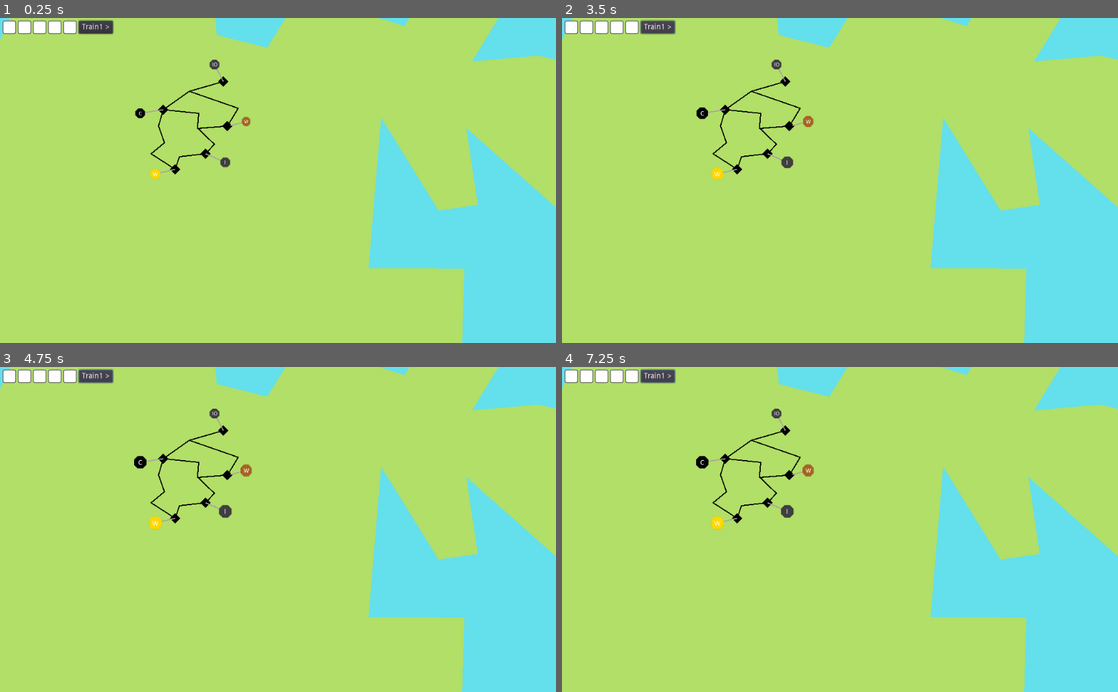
Above: before the commit, frames 1-4 (two rows, left to right).
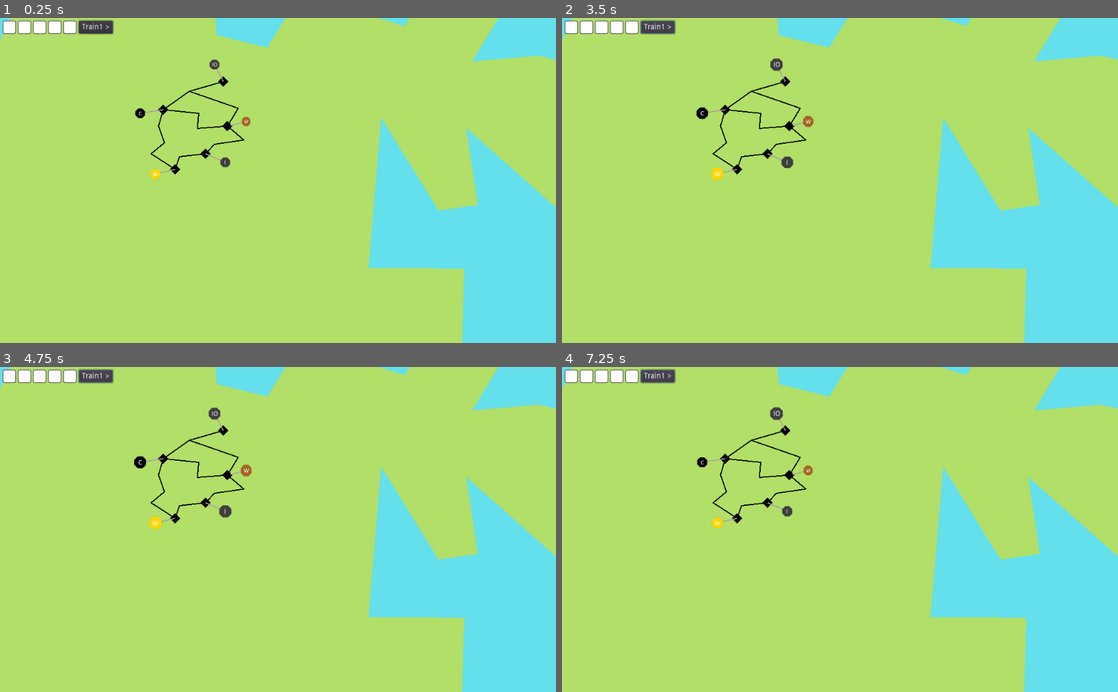
Above: after the commit, the same moments.

Repository: LeBoku/supply-chained
Game: Godot game, scene res://Game.tscn
Same seed, same stepped clock (60 frames per second), same inputs: the game is played once before the commit and once after it.
Inputs (mouse positions are in pixels of both pictures, inside the frame that each line leads up to):
- Up to frame 1 (0.25 s): no input
- Up to frame 2 (3.5 s): click (778, 63) at 0.52 s; click "Train1 >" at 1.25 s; click (778, 63) at 2.02 s; click "Train1 >" at 2.75 s
- Up to frame 3 (4.75 s): click (216, 412) at 3.52 s; click "Train1 >" at 4.25 s
- Up to frame 4 (7.25 s): tap Enter at 5.75 s

The runs differ from the first frame. In frame 1, less than 0.1% of the frame differs, in the area x 35-44%, y 33-40%; in frame 2, 0.1%; in frame 3, 0.2%; in frame 4, 0.3%, in the area x 24-46%, y 12-50%.

Commit message:
fixed carrier hud bug

Diff:
--- a/supply-chained/Game.tscn
+++ b/supply-chained/Game.tscn
@@ -89,7 +89,7 @@
 produces = "iron"
 
 [node name="Rail5" parent="Map" instance=ExtResource( 3 )]
-points = PoolVector2Array( 133.444, 225.105, 141.432, 216.556, 126.348, 202.002, 152.364, 200.439 )
+points = PoolVector2Array( 133.444, 225.105, 141.432, 216.556, 168.618, 212.681, 152.364, 200.439 )
 
 [node name="Farm" parent="Map" instance=ExtResource( 2 )]
 position = Vector2( 105.333, 239.667 )
@@ -127,3 +127,5 @@
 [node name="Train1Hud" parent="HUD/CarriersHud" instance=ExtResource( 4 )]
 margin_right = 90.0
 margin_bottom = 24.0
+
+[connection signal="carrier_selected" from="HUD/CarriersHud/Train1Hud" to="." method="_on_carrier_selected"]
--- a/supply-chained/carriers/Hud.gd
+++ b/supply-chained/carriers/Hud.gd
@@ -1,4 +1,6 @@
 extends HBoxContainer
+
+signal carrier_selected(Carrier)
 
 const Util = preload("res://util/Util.gd")
 
@@ -24,6 +26,9 @@
 func display():
 	for index in range(len(carrier.cargo)):
 		var el = get_child(index)
+		var texture = null
 
 		if carrier.cargo[index] != null:
-			el.get_node("Payload").texture = materials.get_icon(carrier.cargo[index])
+			texture = materials.get_icon(carrier.cargo[index])
+
+		el.get_node("Payload").texture = texture
